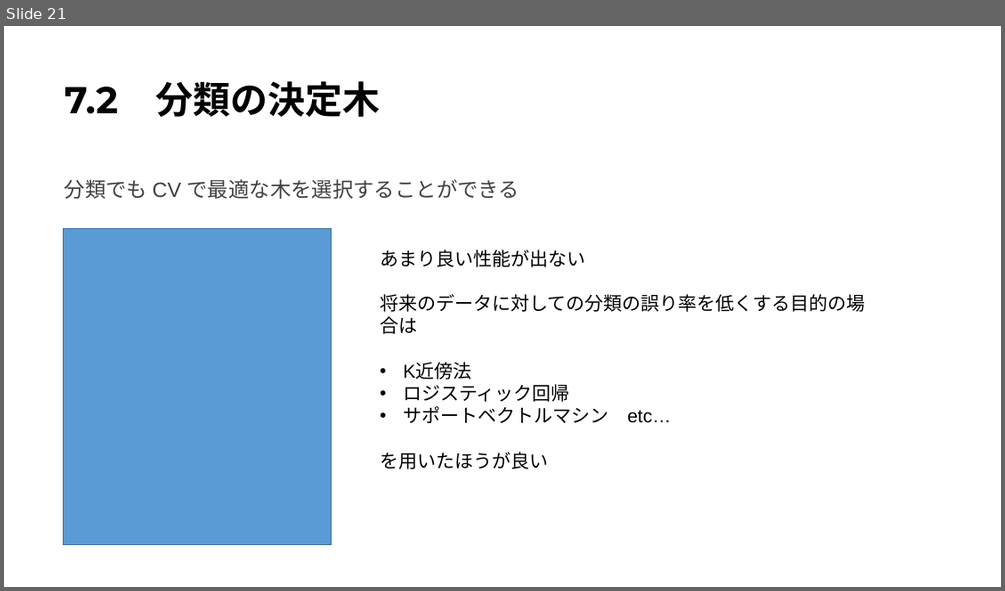
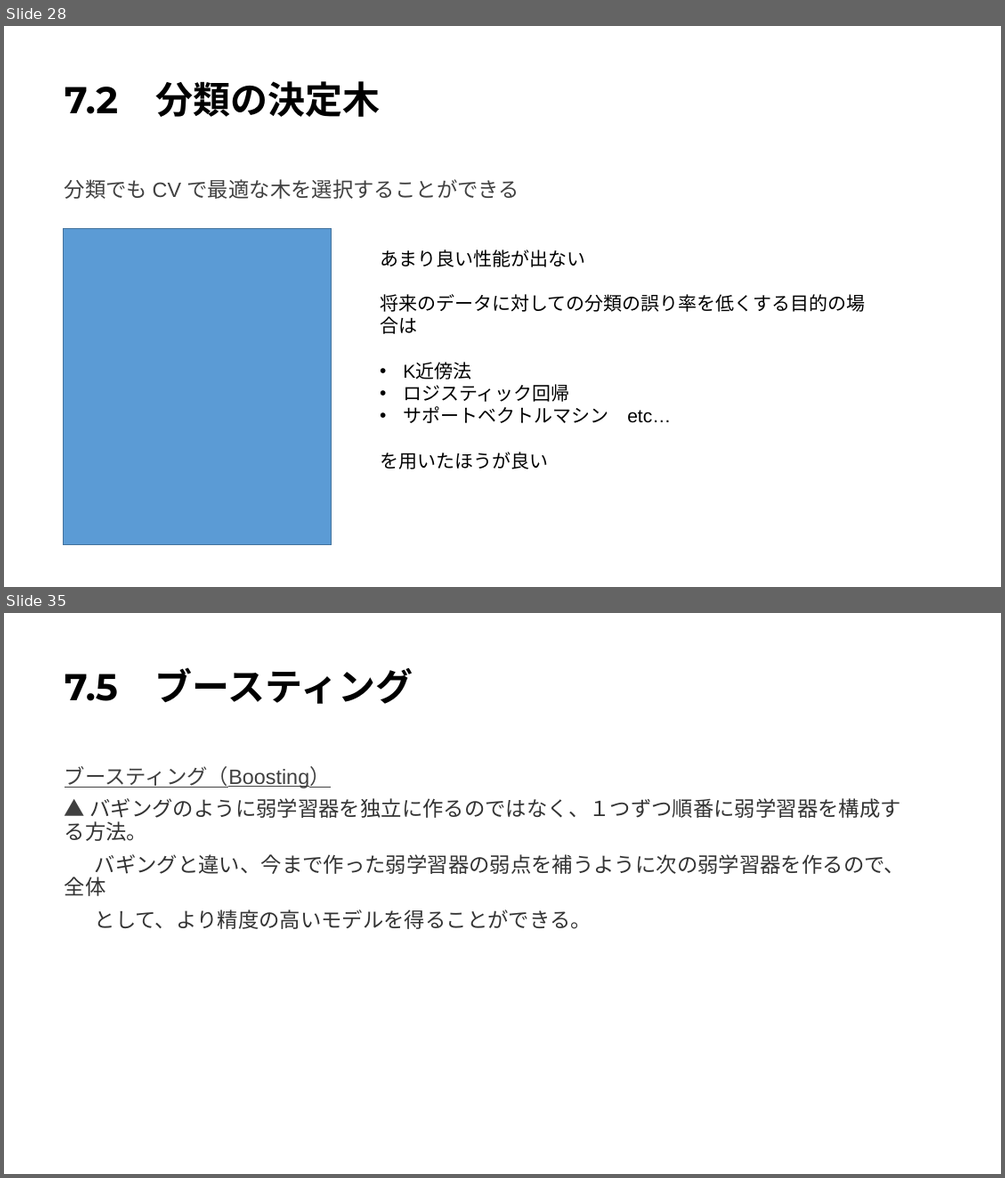
Before and after one commit to Harrry1206/-Graduation-research2, a slide deck: 第7章決定木.pptx. Shown one above the other, each under a label of ours: slide 21 before the commit, slides 28 and 35 after it; the slides between them are not shown. The pictures are 1005x591 and 1005x1178 pixels, drawn with LibreOffice and Linux fonts; fonts in the diff are those of the drawing. Boxes give left, top, right and bottom in pixels: in the first picture for what was removed or moved away, otherwise in the second. Text is boxed around its words. In the diff, an @@ line names an element or a change of style, - is before the commit and + after.

```diff
--- a/第7章決定木.pptx
+++ b/第7章決定木.pptx
@@ slide 35 added at bbox=[4, 613, 1001, 1174], background #FFFFFF @@
@@ title added at bbox=[65, 667, 413, 704], 36 pt, text #000000, bold @@
+7.5 ブースティング
@@ text added at bbox=[65, 766, 906, 929], 20 pt, text #333333 @@
+ブースティング（Boosting）
+▲ バギングのように弱学習器を独立に作るのではなく、１つずつ順番に弱学習器を構成する方法。
+バギングと違い、今まで作った弱学習器の弱点を補うように次の弱学習器を作るので、全体
+として、より精度の高いモデルを得ることができる。
@@ what was slide 21 is now slide 28 @@
```
Also in this commit, not shown: 9 slides changed, 13 other slides added, 1 slide removed.
